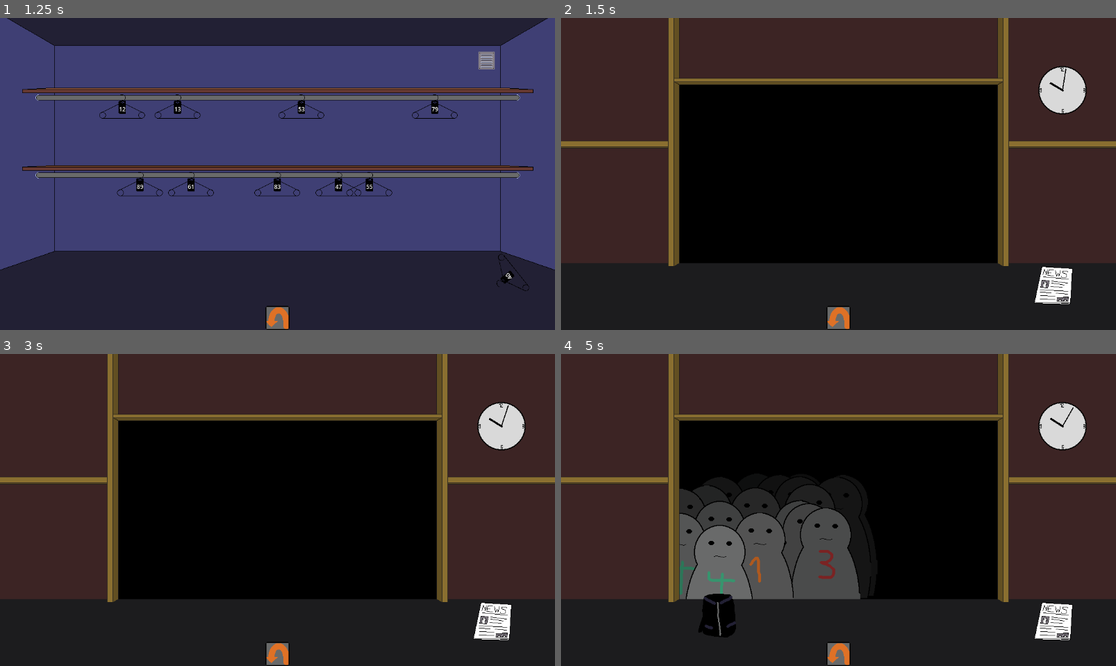
Above: before the commit, frames 1-4 (two rows, left to right).
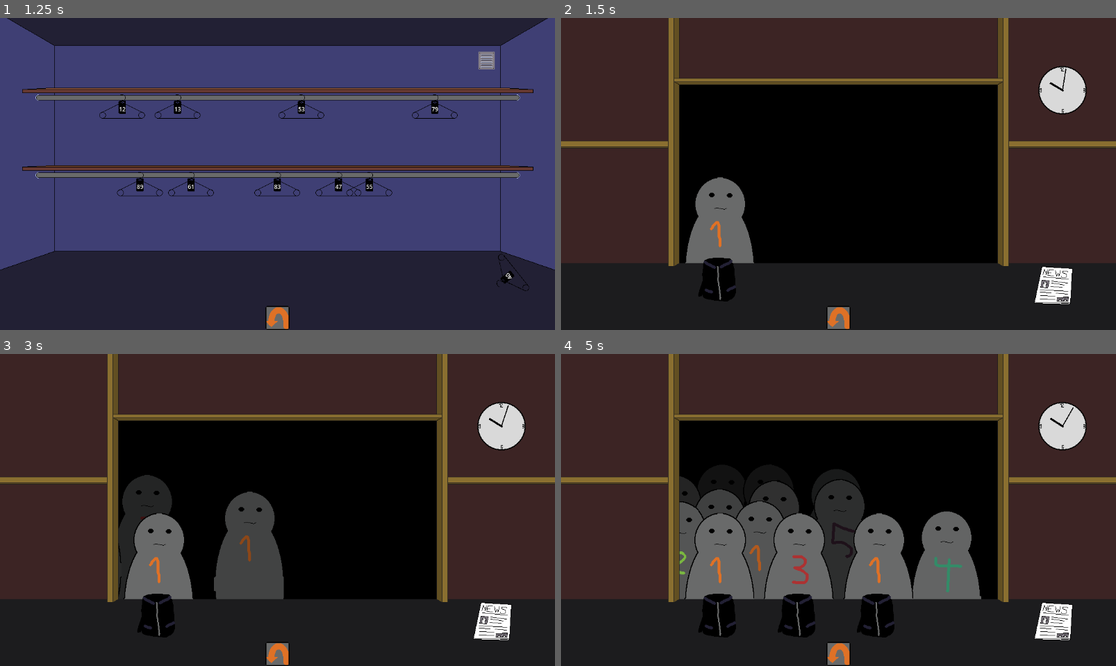
Above: after the commit, the same moments.

Repository: Reicher/cloakroom
Game: Godot game, scene res://scenes/game.tscn
The game is run twice, just before and just after one commit, with the same random seed, the same clock (stepped at 60 frames per second) and the same inputs.
Inputs (mouse positions are in pixels of both pictures, inside the frame that each line leads up to):
- Up to frame 1 (1.25 s): click (277, 317) at 0.5 s
- Up to frame 2 (1.5 s): click (838, 317) at 1.25 s
- Up to frame 3 (3 s): click (277, 653) at 2 s; tap Enter at 2.75 s; move the mouse to (122, 444) at 2.77 s; click (122, 444) at 2.92 s
- Up to frame 4 (5 s): move the mouse to (1049, 619) at 3.52 s; click (1049, 619) at 3.67 s; click (1049, 619) at 4.42 s

Frame 1 is identical in both runs. In frame 2, 3.1% of the frame differs, in the area x 22-35%, y 51-91%; in frame 3, 7.9%; in frame 4, 13%, in the area x 21-76%, y 36-91%.

Commit message:
Restructured a little bit

Diff:
--- a/scripts/counterView.gd
+++ b/scripts/counterView.gd
@@ -3,12 +3,10 @@
 @onready var queue = $Queue
 
 func on_guest_arrive(guest: Node2D):
-	guest.dropItem.connect(_on_guest_drop)
-	guest.leaving_spot.connect(queue._guest_left)
 	queue.handle_guest(guest)
 
 func on_guest_leave(guest: Node2D):
 	queue.handle_guest(guest)
 
-func _on_guest_drop(item: Node2D):
+func on_guest_drop(item: Node2D):
 	item.move_to_parent(self)
--- a/scripts/game.gd
+++ b/scripts/game.gd
@@ -21,14 +21,16 @@
 
 	for i in range(total_guests):
 		var guest = guestScene.instantiate()
-		# Calculate guest arrival/leaving times with a linearly decreasing probability distribution
-		guest.arrival_time = 3#(1 - sqrt(randf())) * night_duration
-		guest.leave_time = 10#guest.arrival_time + (sqrt(randf()) * night_duration)
 
-		guest.arriving.connect(counter_view.on_guest_arrive)
-		guest.leaving.connect(counter_view.on_guest_leave)
+		# Night data should be some sort of struct
+		guest.arrival_time = randi() % 10
+		guest.leave_time = 10 + randi() % 10
 
 		counter_view.queue.add_child(guest)
+		guest.leaving_spot.connect(counter_view.queue._guest_left)
+
+		guest.going_to_queue.connect(counter_view.queue.handle_guest)
+		guest.dropItem.connect(counter_view.on_guest_drop)
 
 func _on_item_dropped(item: Node2D):
 	item.move_to_parent(self)
--- a/scripts/guest.gd
+++ b/scripts/guest.gd
@@ -1,13 +1,12 @@
 extends Sprite2D
 
-signal arriving(guest: Node2D) # To venue
-signal leaving(guest: Node2D) # The venue
+signal going_to_queue(guest: Node2D) # To venue
 signal leaving_spot(guest: Node2D)
 signal dropItem(item: Node2D)
 
 # State management
-enum State { AT_HOME, IN_LINE, WAITING_FOR_PICKUP, WAITING_FOR_DROPOFF, WAITING_FOR_TICKET, IN_CLUB }
-var state: State = State.AT_HOME
+enum State { HOME, IN_LINE, WAITING_FOR_PICKUP, WAITING_FOR_DROPOFF, WAITING_FOR_TICKET, IN_CLUB }
+var state: State = State.HOME
 
 var belonging: Node2D
 var money: Node2D
@@ -19,26 +18,42 @@
 
 func _ready():
 	global_position = Vector2(0, 300)
-	_set_random_texture("res://assets/image/people.png", 5, 145, 252)
+	var texture = AtlasTexture.new()
+	texture.atlas = load("res://assets/image/people.png")
+	texture.region = Rect2(145 * (randi() % 5), 0, 145, 300)
+	self.texture = texture
+
+	belonging = _create_item("black_jacket.tscn", Vector2(0, 30))
+	belonging.visible = false
 
 	print("I will arrive at "+ str(arrival_time) + " and leave at " + str(leave_time))
 
-func _set_random_texture(atlas_path: String, frames: int, width: int, height: int):
-	var texture = AtlasTexture.new()
-	texture.atlas = load(atlas_path)
-	texture.region = Rect2(width * (randi() % frames), 0, width, height)
-	self.texture = texture
+func _set_state(new_state: State):
+	match new_state:
+		State.WAITING_FOR_PICKUP:
+			belonging.visible = true
+			dropItem.emit(belonging)
+			belonging.picked.connect(_set_state.bind(State.WAITING_FOR_TICKET))
+		State.WAITING_FOR_DROPOFF:
+			ticket.visible = true
+			dropItem.emit(ticket)
+		State.WAITING_FOR_TICKET:
+			money = _create_item("money.tscn", Vector2(0, 30))
+			dropItem.emit(money)
+			belonging.picked.disconnect(_set_state.bind(State.WAITING_FOR_TICKET))
+		State.HOME:
+			belonging.visible = false
+			leaving_spot.emit(self)
+			_move_to(Vector2(0, position.y), 150 + (randi() % 150))
 
-func _set_state(new_state: State):
-	#print(str(state) + " -> " + str(new_state))
 	state = new_state
 
 func _process(delta: float) -> void:
 	time += delta
-	if state == State.AT_HOME and time >= arrival_time:
-		arriving.emit(self)
+	if state == State.HOME and time >= arrival_time:
+		going_to_queue.emit(self)
 	elif state == State.IN_CLUB and time >= leave_time:
-		leaving.emit(self)
+		going_to_queue.emit(self)
 
 func goToQueueSpot(target_pos: Vector2, is_service_spot: bool):
 	_set_state(State.IN_LINE)
@@ -55,21 +70,10 @@
 	return tween
 
 func _on_counter_reached():
-		if time < leave_time:
-			belonging = _create_item("black_jacket.tscn", Vector2(0, 30))
-			dropItem.emit(belonging)
-			belonging.picked.connect(_on_belonging_picked)
-			_set_state(State.WAITING_FOR_PICKUP)
-		else:
-			ticket.visible = true
-			dropItem.emit(ticket)
-			_set_state(State.WAITING_FOR_DROPOFF)
-
-func _on_belonging_picked():
-	_set_state(State.WAITING_FOR_TICKET)
-	money = _create_item("money.tscn", Vector2(0, 30))
-	dropItem.emit(money)
-	belonging.picked.disconnect(_on_belonging_picked)
+	if self.is_ancestor_of(belonging): # We have a belonging on
+		_set_state(State.WAITING_FOR_PICKUP)
+	else: # We are missing our belonging
+		_set_state(State.WAITING_FOR_DROPOFF)
 
 func _create_item(scene_path: String, item_pos: Vector2) -> Node2D:
 	var scene = load("res://scenes/pickableItems/%s" % scene_path)
@@ -78,25 +82,15 @@
 	item.position = item_pos
 	return item
 
-func _go_into_club():
-	var target_pos = Vector2(get_viewport().size.x, position.y)
-	var tween = _move_to(target_pos, 150 + (randi() % 150))
-	tween.finished.connect(_set_state.bind(State.IN_CLUB))
-
-func _go_home():
-	var target_pos = Vector2(0, position.y)
-	_move_to(target_pos, 150 + (randi() % 150))
-	_set_state(State.AT_HOME)
-
 func _on_surface_item_added(item: Node2D):
 	if state == State.WAITING_FOR_TICKET and item.name.begins_with("ticket"):
 		ticket = item
 		ticket.move_to_parent(self)
 		ticket.visible = false
 		leaving_spot.emit(self)
-		_go_into_club()
+		var target_pos = Vector2(get_viewport().size.x, position.y)
+		var tween = _move_to(target_pos, 150 + (randi() % 150))
+		tween.finished.connect(_set_state.bind(State.IN_CLUB))
 	elif state == State.WAITING_FOR_DROPOFF and item == belonging:
 		item.move_to_parent(self)
-		item.visible = false
-		leaving_spot.emit(self)
-		_go_home()
+		_set_state(State.HOME)
